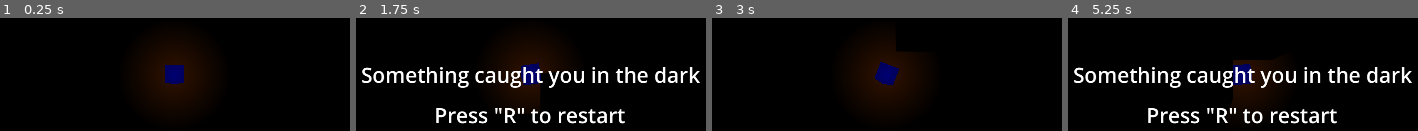
Above: before the commit, frames 1-4 (left to right).
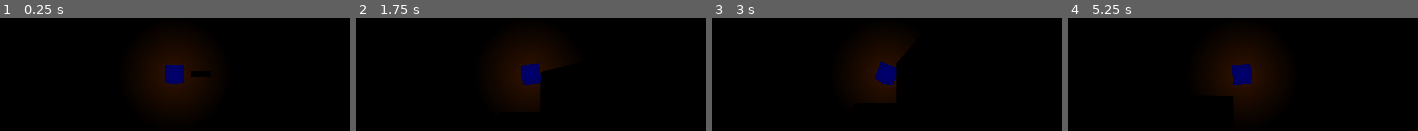
Above: after the commit, the same moments.

Repository: OwenTheBell/Torch
Game: Godot game, scene res://Environment/world.tscn
The game is run twice, just before and just after one commit, with the same random seed, the same clock (stepped at 60 frames per second) and the same inputs.
Inputs (mouse positions are in pixels of both pictures, inside the frame that each line leads up to):
- Up to frame 1 (0.25 s): no input
- Up to frame 2 (1.75 s): tap Enter at 0.5 s; move the mouse to (outside the picture) at 0.52 s; hold D (Right) 0.53-1.28 s; hold Space (Interact) 0.53-1.28 s; click (outside the picture) at 0.8 s; tap R (restart) at 1.25 s; move the mouse to (370, 99) at 1.27 s; hold S (Down) from 1.28 s (still down); click (370, 99) at 1.35 s; right-click (370, 99) at 1.55 s
- Up to frame 3 (3 s): tap R (restart) at 2, 2.75 s; move the mouse to (outside the picture) at 2.02 s; release S (Down) at 2.03 s; hold D (Right) 2.03-2.78 s; hold Space (Interact) 2.03-2.78 s; right-click (outside the picture) at 2.1 s; move the mouse to (outside the picture) at 2.77 s; hold W (Up) from 2.78 s (still down); tap Space (Interact) at 2.85 s
- Up to frame 4 (5.25 s): click (outside the picture) at 3.05 s; move the mouse to (outside the picture) at 3.52 s; release W (Up) at 3.53 s; hold A (Left) 3.53-5.03 s; click (outside the picture) at 3.6 s; right-click (outside the picture) at 3.8 s; move the mouse to (outside the picture) at 4.27 s; right-click (outside the picture) at 4.35 s; tap Space (Interact) at 4.55 s; move the mouse to (1281, 74) at 5.02 s; hold S (Down) from 5.03 s (still down); hold Space (Interact) from 5.03 s (still down)

The runs differ from the first frame. In frame 1, 0.2% of the frame differs, in the area x 54-58%, y 46-53%; in frame 2, 8.4%; in frame 3, 1.7%; in frame 4, 11%, in the area x 1-99%, y 24-94%.

Commit message:
Reorganized everything for merging into origin

Diff:
--- a/Environment/wall.tscn
+++ b/Environment/wall.tscn
@@ -1,6 +1,6 @@
 [gd_scene load_steps=4 format=3 uid="uid://ce727f10otnj8"]
 
-[ext_resource type="Texture2D" uid="uid://dfqf7qviljs7x" path="res://white_square.png" id="1_hvg3j"]
+[ext_resource type="Texture2D" uid="uid://dfqf7qviljs7x" path="res://Environment/white_square.png" id="1_hvg3j"]
 
 [sub_resource type="RectangleShape2D" id="RectangleShape2D_udu0s"]
 size = Vector2(128, 128)
--- a/Environment/world.tscn
+++ b/Environment/world.tscn
@@ -1,13 +1,13 @@
 [gd_scene load_steps=11 format=3 uid="uid://cqqxdog33fvt8"]
 
 [ext_resource type="PackedScene" uid="uid://be2f5ipwiihn5" path="res://Player/player.tscn" id="1_eyfi1"]
-[ext_resource type="Texture2D" uid="uid://dfqf7qviljs7x" path="res://white_square.png" id="2_u6ogu"]
+[ext_resource type="Texture2D" uid="uid://dfqf7qviljs7x" path="res://Environment/white_square.png" id="2_u6ogu"]
 [ext_resource type="TileSet" uid="uid://cgfw3t7dio8sq" path="res://Environment/Wall Tiles.tres" id="3_uyok4"]
 [ext_resource type="PackedScene" uid="uid://cq1n7ain4r785" path="res://Enemies/Scared of light enemy.tscn" id="4_ufreq"]
 [ext_resource type="PackedScene" uid="uid://b5pbq8nvnnfj3" path="res://Enemies/Slow in light enemy.tscn" id="5_vtreh"]
 [ext_resource type="Script" path="res://Enemy Spawner.gd" id="6_7vtgu"]
 [ext_resource type="Script" path="res://Game Control.gd" id="7_fw5gy"]
-[ext_resource type="PackedScene" uid="uid://dxxt80ic3ug5y" path="res://Enemies/State test enemy.tscn" id="8_ixafn"]
+[ext_resource type="PackedScene" uid="uid://s8jpejd63pux" path="res://Lights/torch.tscn" id="8_svojg"]
 
 [sub_resource type="LabelSettings" id="LabelSettings_cdflv"]
 font_size = 50
@@ -94,6 +94,5 @@
 script = ExtResource("7_fw5gy")
 game_over_canvas = NodePath("../Game Over Canvas")
 
-[node name="State test enemy" parent="." instance=ExtResource("8_ixafn")]
-visible = false
-position = Vector2(-2, 478)
+[node name="Torch" parent="." instance=ExtResource("8_svojg")]
+position = Vector2(86, 0)
--- a/Player/Lights/decaying_torch_light.tscn
+++ b/Lights/decaying_torch_light.tscn
@@ -1,6 +1,6 @@
 [gd_scene load_steps=6 format=3 uid="uid://c06huod6isw3j"]
 
-[ext_resource type="Script" path="res://Player/Lights/TorchLightSource.gd" id="1_fq8e7"]
+[ext_resource type="Script" path="res://Lights/TorchLightSource.gd" id="1_wffjq"]
 
 [sub_resource type="Gradient" id="Gradient_ndpbp"]
 offsets = PackedFloat32Array(0, 0.687356)
@@ -21,9 +21,12 @@
 
 [node name="TorchLight" type="PointLight2D"]
 energy = 2.0
+shadow_enabled = true
+shadow_filter = 2
+shadow_filter_smooth = 1.5
 texture = SubResource("GradientTexture2D_5y05d")
 texture_scale = 1.5
-script = ExtResource("1_fq8e7")
+script = ExtResource("1_wffjq")
 duration = 5.0
 minimum_light = 0.0
 minimum_radius = 0.5
--- /dev/null
+++ b/Lights/torch.tscn
@@ -0,0 +1,72 @@
+[gd_scene load_steps=10 format=3 uid="uid://s8jpejd63pux"]
+
+[ext_resource type="PackedScene" uid="uid://c06huod6isw3j" path="res://Lights/decaying_torch_light.tscn" id="3_ed0g6"]
+[ext_resource type="Script" path="res://Interaction/InteractReceiver.gd" id="5_ciluo"]
+[ext_resource type="Script" path="res://Time Control/TickReceiver.gd" id="5_e2i6o"]
+[ext_resource type="Script" path="res://Interaction/CollisionToggle.gd" id="7_r2rjv"]
+[ext_resource type="Script" path="res://Interaction/PickupAction.gd" id="7_r6nqt"]
+[ext_resource type="Script" path="res://Interaction/ThrowAction.gd" id="8_mudjh"]
+[ext_resource type="Script" path="res://Interaction/InputReceiver.gd" id="9_supdo"]
+
+[sub_resource type="PhysicsMaterial" id="PhysicsMaterial_jikr2"]
+bounce = 0.5
+
+[sub_resource type="RectangleShape2D" id="RectangleShape2D_ec6n5"]
+size = Vector2(64, 20)
+
+[node name="Torch" type="RigidBody2D"]
+collision_layer = 68
+collision_mask = 9
+physics_material_override = SubResource("PhysicsMaterial_jikr2")
+gravity_scale = 1.66533e-16
+can_sleep = false
+max_contacts_reported = 5
+contact_monitor = true
+linear_damp = 0.5
+
+[node name="CollisionShape2D" type="CollisionShape2D" parent="."]
+shape = SubResource("RectangleShape2D_ec6n5")
+
+[node name="Polygon2D" type="Polygon2D" parent="."]
+color = Color(0, 0, 0, 1)
+polygon = PackedVector2Array(32, 10, -32, 10, -32, -10, 32, -10)
+
+[node name="decaying_torch_light" parent="." instance=ExtResource("3_ed0g6")]
+position = Vector2(31, 0)
+duration = 30.0
+
+[node name="TickReceiver" type="Node" parent="."]
+script = ExtResource("5_e2i6o")
+
+[node name="Toggle Interaction Collision" type="Node" parent="."]
+script = ExtResource("7_r2rjv")
+layer = 64
+
+[node name="PickupAction" type="Node" parent="."]
+script = ExtResource("7_r6nqt")
+
+[node name="InteractReceiver" type="Node" parent="PickupAction"]
+script = ExtResource("5_ciluo")
+
+[node name="ThrowAction" type="Node" parent="."]
+script = ExtResource("8_mudjh")
+
+[node name="PrimaryAction InputReceiver" type="Node" parent="ThrowAction"]
+script = ExtResource("9_supdo")
+input_name = "PrimaryAction"
+
+[node name="DropAction" type="Node" parent="."]
+script = ExtResource("8_mudjh")
+speed = 100
+
+[node name="SecondaryAction InputReceiver" type="Node" parent="DropAction"]
+script = ExtResource("9_supdo")
+input_name = "SecondaryAction"
+
+[connection signal="on_pickup" from="PickupAction" to="decaying_torch_light" method="extinguish"]
+[connection signal="on_pickup" from="PickupAction" to="Toggle Interaction Collision" method="toggle_off"]
+[connection signal="on_interact" from="PickupAction/InteractReceiver" to="PickupAction" method="on_interact"]
+[connection signal="on_throw" from="ThrowAction" to="Toggle Interaction Collision" method="toggle_on"]
+[connection signal="execute" from="ThrowAction/PrimaryAction InputReceiver" to="ThrowAction" method="throw"]
+[connection signal="on_throw" from="DropAction" to="Toggle Interaction Collision" method="toggle_on"]
+[connection signal="execute" from="DropAction/SecondaryAction InputReceiver" to="DropAction" method="throw"]
--- a/Player/Lights/Torch Thrower.gd
+++ /dev/null
@@ -1,44 +0,0 @@
-extends Node
-
-@export var speed = 1000
-@export var max_ammo = 1
-@export var torch: Resource
-@export var held_light: Light2D
-@export var mini_light: Light2D
-const torch_scene = preload("res://Player/Lights/torch.tscn")
-
-var ammo = 0
-
-# Called when the node enters the scene tree for the first time.
-func _ready():
-	ammo = max_ammo
-	mini_light.enabled = false
-
-
-# Called every frame. 'delta' is the elapsed time since the previous frame.
-func _process(delta):
-	if Input.is_action_just_pressed("throw"):
-		fire()
-
-func fire():
-	if ammo == 0:
-		return
-	var torch_instance = torch.instantiate()
-	var parent = get_parent()
-	torch_instance.global_position = parent.position
-	torch_instance.rotation = parent.rotation
-	torch_instance.apply_impulse(Vector2(speed, 0).rotated(parent.rotation), Vector2())
-	get_node("/root/World").call_deferred("add_child", torch_instance)
-
-	ammo -= 1
-	if ammo <= 0:
-		held_light.process_mode = Node.PROCESS_MODE_DISABLED
-		held_light.enabled = false
-		mini_light.enabled = true
-
-func replenish():
-	ammo += 1
-	ammo = clamp(ammo, 0, max_ammo)
-	held_light.process_mode = Node.PROCESS_MODE_ALWAYS
-	held_light.enabled = true
-	mini_light.enabled = false
--- a/Player/Lights/Torch.gd
+++ /dev/null
@@ -1,25 +0,0 @@
-extends RigidBody2D
-
-@export var decelleration : float
-
-
-# Called when the node enters the scene tree for the first time.
-func _ready():
-  pass
-
-
-# Called every frame. 'delta' is the elapsed time since the previous frame.
-func _process(delta):
-  var counter_velocity = linear_velocity * decelleration * -1;
-  apply_force(counter_velocity)
-
-
-func _on_body_entered(body):
-  if body is CharacterBody2D:
-    if "Player" in body.name:
-      for child in body.get_children():
-        if child.has_method("replenish"):
-          child.replenish()
-      queue_free()
-    else: #assume collision with an enemy and destroy it
-      body.queue_free()
--- a/Player/Lights/torch light.tscn
+++ /dev/null
@@ -1,42 +0,0 @@
-[gd_scene load_steps=5 format=3 uid="uid://c1msdhh413ae6"]
-
-[sub_resource type="Gradient" id="Gradient_ndpbp"]
-offsets = PackedFloat32Array(0, 0.687356)
-colors = PackedColorArray(0.90172, 0.90172, 0.90172, 1, 0, 0, 0, 1)
-
-[sub_resource type="GradientTexture2D" id="GradientTexture2D_5y05d"]
-gradient = SubResource("Gradient_ndpbp")
-width = 512
-height = 512
-fill = 1
-fill_from = Vector2(0.5, 0.5)
-
-[sub_resource type="CircleShape2D" id="CircleShape2D_fvfmd"]
-radius = 500.0
-
-[sub_resource type="CircleShape2D" id="CircleShape2D_x03ky"]
-radius = 400.0
-
-[node name="Torch light" type="PointLight2D"]
-position = Vector2(2.08165e-12, 2.08165e-12)
-scale = Vector2(0.5, 0.5)
-energy = 2.0
-shadow_enabled = true
-shadow_filter = 1
-shadow_filter_smooth = 1.5
-texture = SubResource("GradientTexture2D_5y05d")
-texture_scale = 3.0
-
-[node name="Outer ring area" type="Area2D" parent="."]
-collision_layer = 16
-collision_mask = 0
-
-[node name="CollisionShape2D" type="CollisionShape2D" parent="Outer ring area"]
-shape = SubResource("CircleShape2D_fvfmd")
-
-[node name="Inner ring area" type="Area2D" parent="."]
-collision_layer = 32
-collision_mask = 0
-
-[node name="CollisionShape2D" type="CollisionShape2D" parent="Inner ring area"]
-shape = SubResource("CircleShape2D_x03ky")
--- a/Player/Lights/torch.tscn
+++ /dev/null
@@ -1,44 +0,0 @@
-[gd_scene load_steps=6 format=3 uid="uid://dgmd3nm5txpqh"]
-
-[ext_resource type="Script" path="res://Player/Lights/Torch.gd" id="1_37usm"]
-[ext_resource type="PackedScene" uid="uid://c1msdhh413ae6" path="res://Player/Lights/torch light.tscn" id="1_ng6yq"]
-[ext_resource type="Script" path="res://CollisionTimer.gd" id="2_1am7d"]
-
-[sub_resource type="PhysicsMaterial" id="PhysicsMaterial_jikr2"]
-bounce = 0.5
-
-[sub_resource type="RectangleShape2D" id="RectangleShape2D_ec6n5"]
-size = Vector2(64, 20)
-
-[node name="Torch" type="RigidBody2D"]
-collision_layer = 4
-collision_mask = 9
-physics_material_override = SubResource("PhysicsMaterial_jikr2")
-gravity_scale = 1.66533e-16
-can_sleep = false
-max_contacts_reported = 5
-contact_monitor = true
-linear_damp = 0.5
-script = ExtResource("1_37usm")
-decelleration = 0.6
-
-[node name="CollisionShape2D" type="CollisionShape2D" parent="."]
-shape = SubResource("RectangleShape2D_ec6n5")
-
-[node name="Polygon2D" type="Polygon2D" parent="."]
-color = Color(0, 0, 0, 1)
-polygon = PackedVector2Array(32, 10, -32, 10, -32, -10, 32, -10)
-
-[node name="Torch light" parent="." instance=ExtResource("1_ng6yq")]
-position = Vector2(32, -2.08165e-12)
-
-[node name="enable player collision timer" type="Timer" parent="." node_paths=PackedStringArray("body")]
-wait_time = 0.1
-one_shot = true
-autostart = true
-script = ExtResource("2_1am7d")
-body = NodePath("..")
-
-[connection signal="body_entered" from="." to="." method="_on_body_entered"]
-[connection signal="body_shape_entered" from="." to="." method="_on_body_shape_entered"]
-[connection signal="timeout" from="enable player collision timer" to="enable player collision timer" method="timeout"]
Renamed: white_square.png -> Environment/white_square.png
Not shown, changed: Environment/white_square.png.import
Renamed: Messing Around/CollisionToggle.gd -> Interaction/CollisionToggle.gd
Renamed: Player/Lights/TorchLightSource.gd -> Lights/TorchLightSource.gd
Not shown, added: Environment/wall.res.depren
